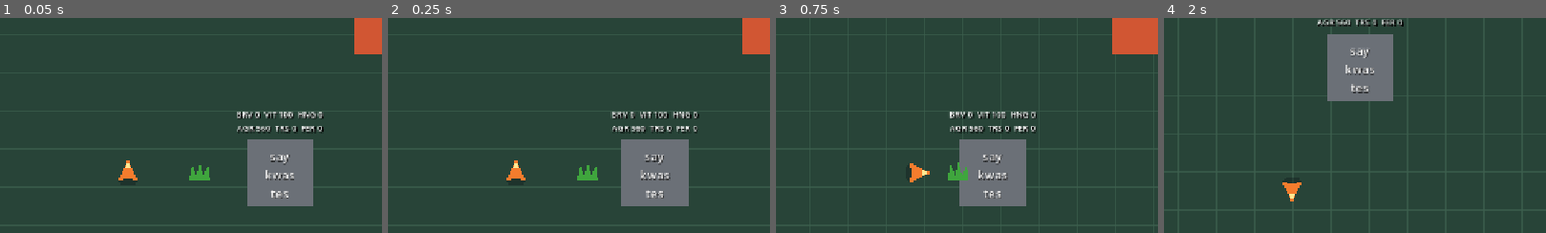
Above: before the commit, frames 1-4 (left to right).
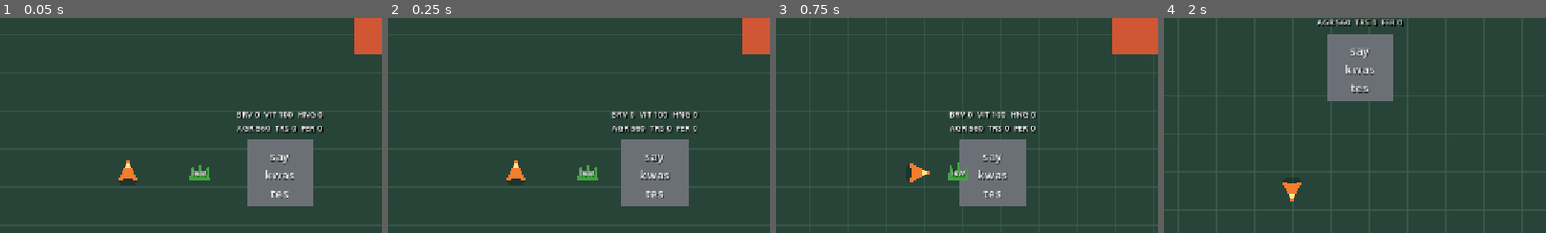
Above: after the commit, the same moments.

Repository: armikhalev/secret-sauce-godot
Game: Godot game, scene res://scenes/game.tscn
Two runs of this game, one before a commit and one after it. Both use one fixed random seed, a clock stepped at 60 frames per second and the inputs below.
Inputs:
- Up to frame 1 (0.05 s): no input
- Up to frame 2 (0.25 s): no input
- Up to frame 3 (0.75 s): tap Enter (ui_accept) at 0.5 s; hold D (move_right) from 0.53 s (still down)
- Up to frame 4 (2 s): tap Enter (ui_accept) at 0.77, 1.52 s; release D (move_right) at 1.28 s; hold S (move_down) from 1.28 s (still down)
The pictures show only the part of the screen within x 33-83%, y 14-64%; the shares and areas given below are measured in that part.

The runs differ from the first frame. In frame 1, 0.1% of the frame differs, in the area x 50-55%, y 70-75%; in frame 2, 0.1%; in frame 3, 0.1%; in frame 4, nothing differs.

Commit message:
ch:grass name -> lew (Mela)

Diff:
--- a/scenes/game.tscn
+++ b/scenes/game.tscn
@@ -44,7 +44,7 @@
 
 [node name="Items" type="Node2D" parent="World"]
 
-[node name="Grass" parent="World/Items" instance=ExtResource("4_grass")]
+[node name="Lew" parent="World/Items" instance=ExtResource("4_grass")]
 position = Vector2(120, 0)
 
 [node name="UI" type="CanvasLayer" parent="."]
--- a/scenes/grass.tscn
+++ b/scenes/grass.tscn
@@ -5,7 +5,7 @@
 [sub_resource type="CircleShape2D" id="CircleShape2D_grass"]
 radius = 18.0
 
-[node name="Grass" type="Area2D"]
+[node name="Lew" type="Area2D"]
 collision_layer = 2
 collision_mask = 1
 script = ExtResource("1_grass")
@@ -16,3 +16,18 @@
 
 [node name="CollisionShape2D" type="CollisionShape2D" parent="."]
 shape = SubResource("CircleShape2D_grass")
+
+[node name="Label" type="Label" parent="."]
+offset_left = -24.0
+offset_top = -10.0
+offset_right = 24.0
+offset_bottom = 10.0
+theme_override_colors/font_color = Color(1, 1, 1, 1)
+theme_override_colors/font_shadow_color = Color(0.05, 0.08, 0.05, 1)
+theme_override_constants/shadow_offset_x = 1
+theme_override_constants/shadow_offset_y = 1
+theme_override_font_sizes/font_size = 14
+text = "lew"
+horizontal_alignment = 1
+vertical_alignment = 1
+mouse_filter = 2
--- a/scenes/inventory_menu.tscn
+++ b/scenes/inventory_menu.tscn
@@ -36,12 +36,12 @@
 layout_mode = 2
 theme_override_colors/font_color = Color(0.5, 0.82, 0.38, 1)
 theme_override_font_sizes/font_size = 25
-text = "Grass Inventory"
+text = "Lew Inventory"
 horizontal_alignment = 1
 
 [node name="Instructions" type="Label" parent="LeftPanel/Margin/Content"]
 layout_mode = 2
-text = "Choose a state for each\ncollected grass."
+text = "Choose a state for each\ncollected lew."
 horizontal_alignment = 1
 
 [node name="Separator" type="HSeparator" parent="LeftPanel/Margin/Content"]
@@ -50,7 +50,7 @@
 [node name="EmptyLabel" type="Label" parent="LeftPanel/Margin/Content"]
 unique_name_in_owner = true
 layout_mode = 2
-text = "No grass collected yet."
+text = "No lew collected yet."
 horizontal_alignment = 1
 
 [node name="ScrollContainer" type="ScrollContainer" parent="LeftPanel/Margin/Content"]
--- a/scripts/inventory_menu.gd
+++ b/scripts/inventory_menu.gd
@@ -63,7 +63,7 @@
 		var item_label := Label.new()
 		var state_selector := OptionButton.new()
 
-		item_label.text = "Grass %d" % (index + 1)
+		item_label.text = "Lew %d" % (index + 1)
 		item_label.size_flags_horizontal = Control.SIZE_EXPAND_FILL
 
 		state_selector.add_item("Plain", GrassData.State.PLAIN)
--- a/tests/grass_test.gd
+++ b/tests/grass_test.gd
@@ -12,7 +12,11 @@
 
 	var player := game.get_node("World/Entities/Player")
 	var saykwastes := game.get_node("World/Entities/NPCs/Saykwastes")
-	var grass := game.get_node("World/Items/Grass") as Grass
+	var grass := game.get_node("World/Items/Lew") as Grass
+	if grass.get_node("Label").text != "lew":
+		push_error("Lew label is missing.")
+		quit(1)
+		return
 
 	grass._on_body_entered(player)
 	await process_frame
--- a/tests/inventory_menu_test.gd
+++ b/tests/inventory_menu_test.gd
@@ -13,7 +13,7 @@
 
 	var player = game.get_node("World/Entities/Player")
 	var menu = game.get_node("UI/InventoryMenu")
-	game.get_node("World/Items/Grass").queue_free()
+	game.get_node("World/Items/Lew").queue_free()
 	var item := GrassData.new()
 	player.collect_grass(item)
 	menu.set_menu_open(true)
